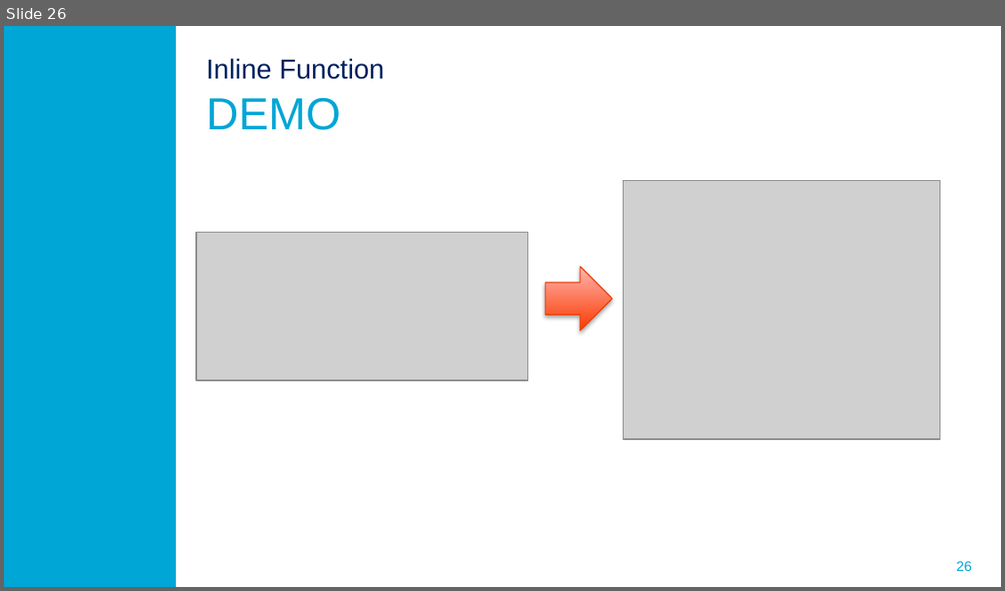
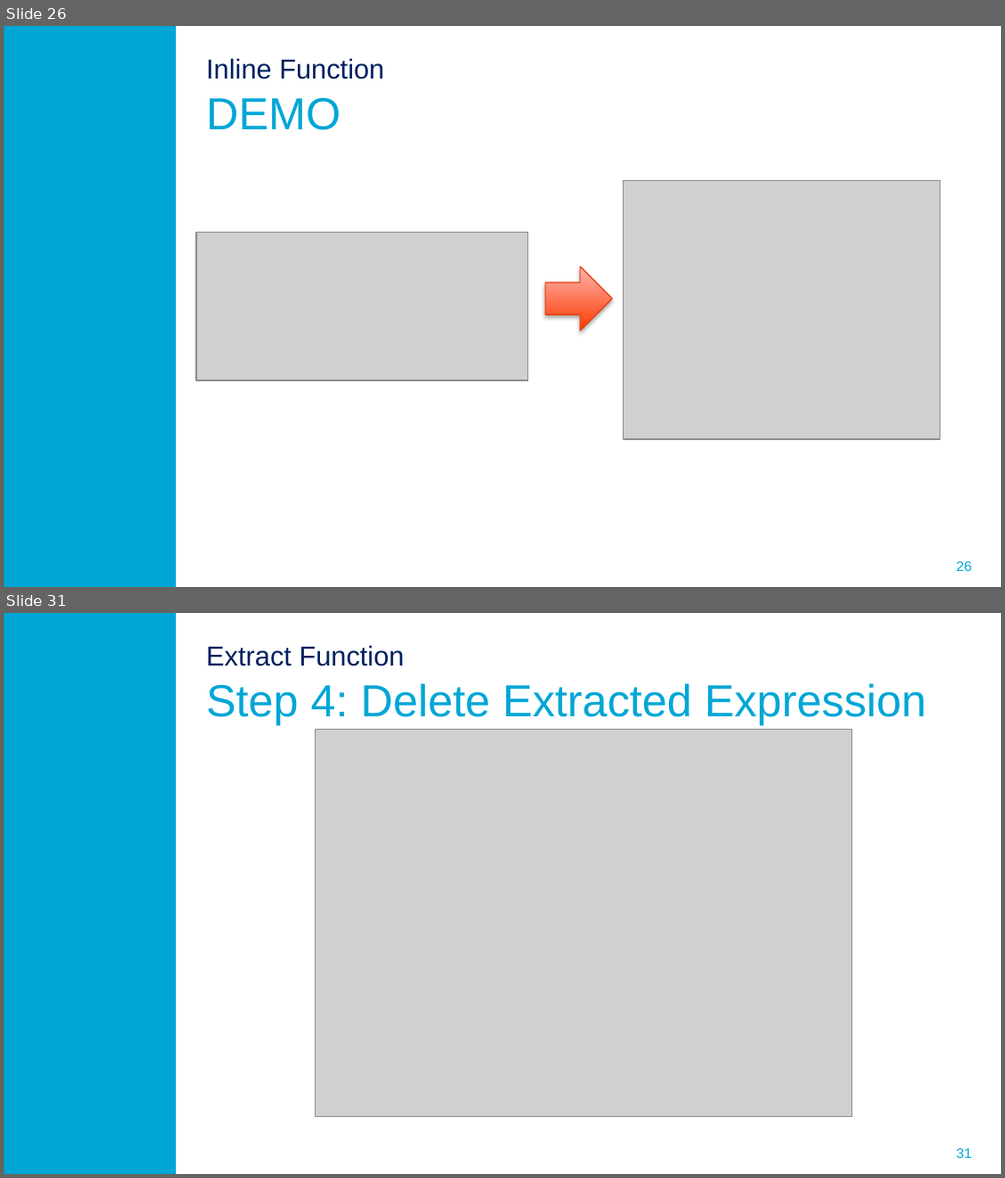
Before and after one commit to ProMisDev/metaborg-tiger, a slide deck: presentation/Misteli_Refactoring_in_Spoofax.pptx. Shown one above the other, each under a label of ours: slide 26 before the commit, slides 26 and 31 after it; the slides between them are not shown. The pictures are 1005x591 and 1005x1178 pixels, drawn with LibreOffice and Linux fonts; fonts in the diff are those of the drawing; grey boxes stand for pictures; background and template pictures are left out. Boxes give left, top, right and bottom in pixels: in the first picture for what was removed or moved away, otherwise in the second. Text is boxed around its words. In the diff, an @@ line names an element or a change of style, - is before the commit and + after.

```diff
--- a/presentation/Misteli_Refactoring_in_Spoofax.pptx
+++ b/presentation/Misteli_Refactoring_in_Spoofax.pptx
@@ slide 31 added at [4,613,1001,1174], background #FFFFFF; not listed: 2 template elements that a slide beside it also shows @@
@@ title added at [206,645,926,725], 32.4 pt, text #00A6D6 @@
+Extract Function
+Step 4: Delete Extracted Expression
@@ picture added at [315,729,851,1115] @@
```
Also in this commit, not shown: 7 slides changed, 10 other slides added.
